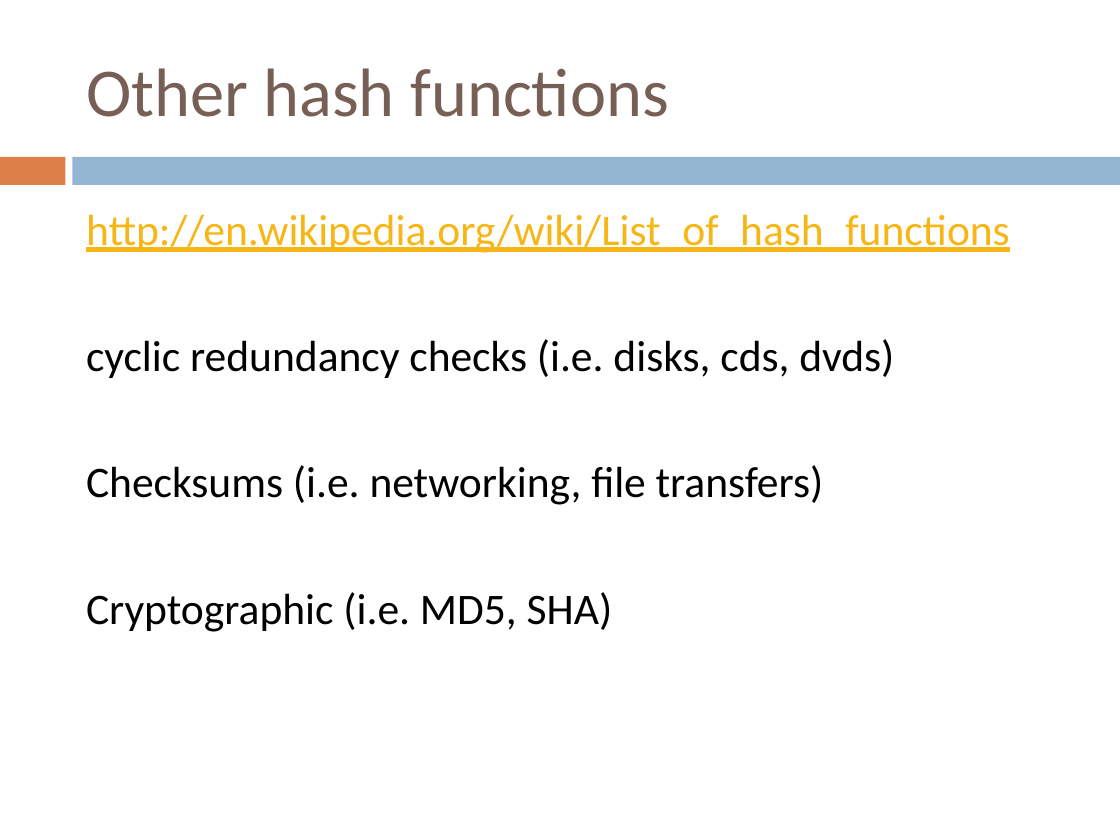
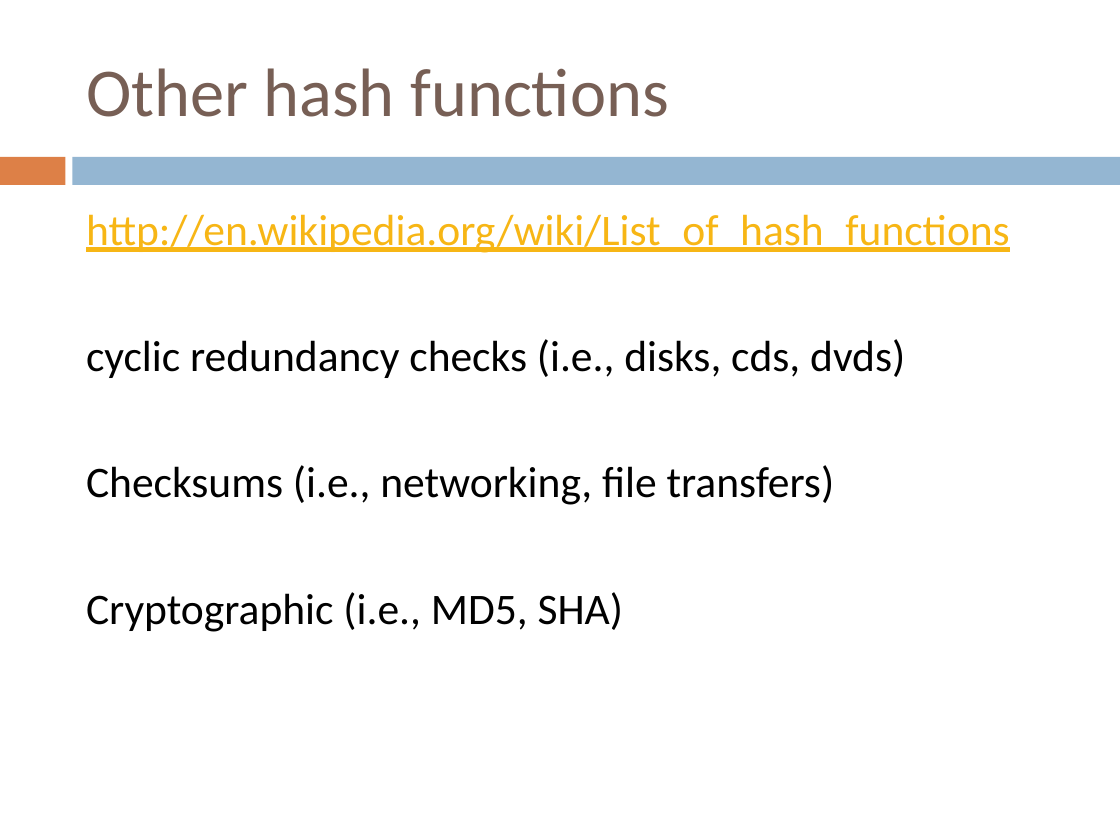
Before and after one commit to Collins-kariuk/Algorithms, a slide deck: slide 54 of Lectures/Lecture 16_Hashtables.pptx (slide 55 before the commit). Drawn at 1120x840 pixels with LibreOffice and Linux fonts; fonts in the diff are those of the drawing. Boxes give left, top, right and bottom in pixels: in the first picture for what was removed or moved away, otherwise in the second. Text is boxed around its words. In the diff, an @@ line names an element or a change of style, - is before the commit and + after.

```diff
--- a/Lectures/Lecture 16_Hashtables.pptx
+++ b/Lectures/Lecture 16_Hashtables.pptx
@@ text at bbox=[86, 339, 905, 632]: text changed @@
-cyclic redundancy checks (i.e. disks, cds, dvds)
-Checksums (i.e. networking, file transfers)
-Cryptographic (i.e. MD5, SHA)
+cyclic redundancy checks (i.e., disks, cds, dvds)
+Checksums (i.e., networking, file transfers)
+Cryptographic (i.e., MD5, SHA)
```
Also in this commit, not shown: 24 other slides changed, 1 slide removed.
